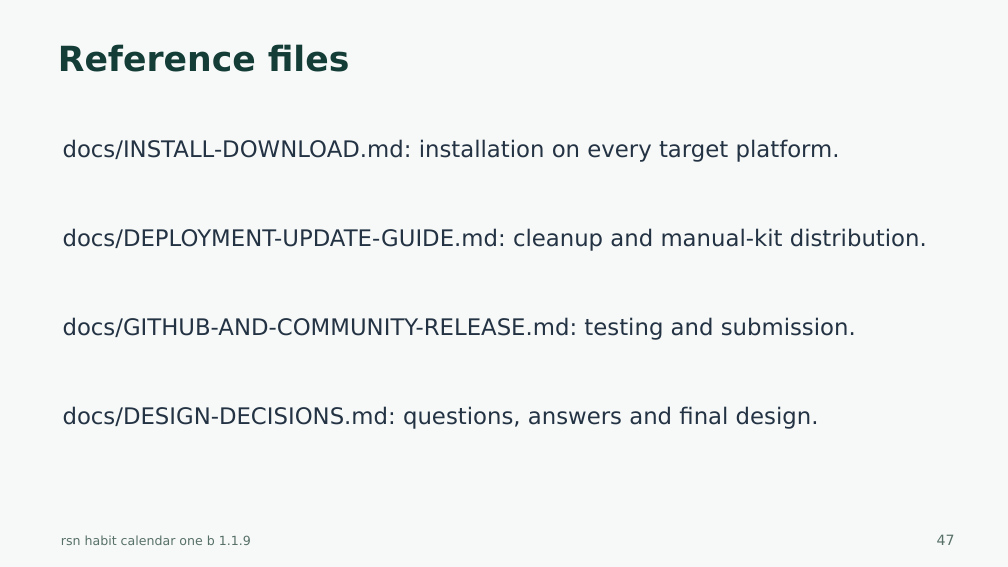
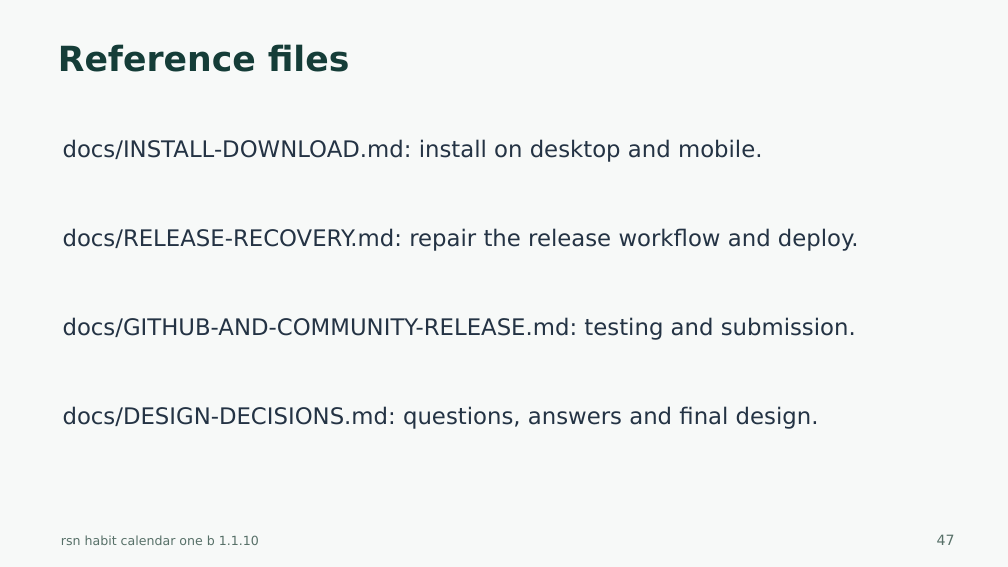
Before and after one commit to harharhari/rsn-habit-tracker-obsidian-plugin, a slide deck: slide 47 of docs/rsn-habit-calendar-one-b-tutorial.pptx. Drawn at 1008x567 pixels with LibreOffice and Linux fonts; fonts in the diff are those of the drawing. Boxes give left, top, right and bottom in pixels: in the first picture for what was removed or moved away, otherwise in the second. Text is boxed around its words. In the diff, an @@ line names an element or a change of style, - is before the commit and + after.

Commit message:
1. Minor modifications including Github 2. Habit Tracker Obsidian Version 1.1.10 3. as on 2026-10-27

```diff
--- a/docs/rsn-habit-calendar-one-b-tutorial.pptx
+++ b/docs/rsn-habit-calendar-one-b-tutorial.pptx
@@ text at <box>63,139,763,162</box>: text changed @@
-docs/INSTALL-DOWNLOAD.md: installation on every target platform.
+docs/INSTALL-DOWNLOAD.md: install on desktop and mobile.
@@ text at <box>63,228,859,251</box>: text changed @@
-docs/DEPLOYMENT-UPDATE-GUIDE.md: cleanup and manual-kit distribution.
+docs/RELEASE-RECOVERY.md: repair the release workflow and deploy.
@@ text at <box>61,535,259,545</box>: text changed @@
-rsn habit calendar one b 1.1.9
+rsn habit calendar one b 1.1.10
```
Also in this commit, not shown: 44 other slides changed, 34 other files.
